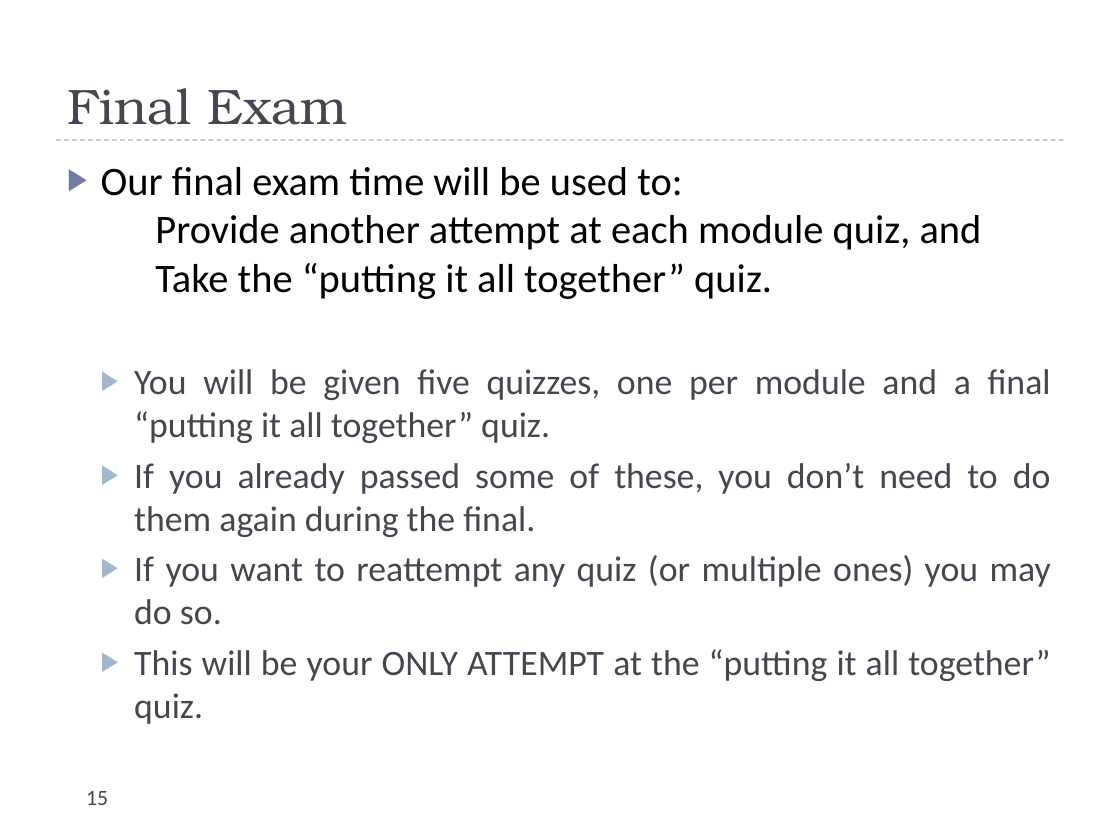
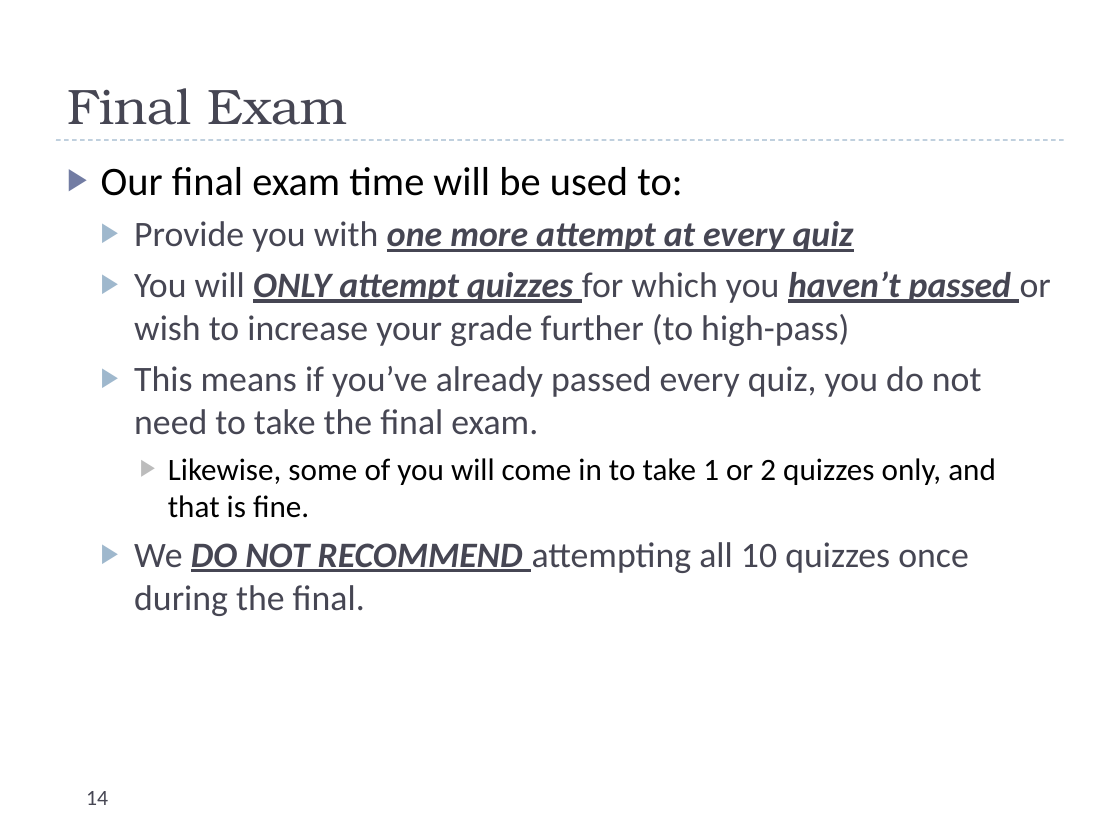
Before and after one commit to uva-cs/cs4102-f21, a slide deck: slide 14 of slides/courseintroduction.pptx (slide 15 before the commit). Drawn at 1120x840 pixels with LibreOffice and Linux fonts; fonts in the diff are those of the drawing. Boxes give left, top, right and bottom in pixels: in the first picture for what was removed or moved away, otherwise in the second. Text is boxed around its words. In the diff, an @@ line names an element or a change of style, - is before the commit and + after.

```diff
--- a/slides/courseintroduction.pptx
+++ b/slides/courseintroduction.pptx
@@ text at <box>101,167,1051,616</box>: text changed @@
-▶ Our final exam time will be used to:
-  Provide another attempt at each module quiz, and
-  Take the “putting it all together” quiz.
-  ▶ You will be given five quizzes, one per module and a final “putting it all together” quiz.
-  ▶ If you already passed some of these, you don’t need to do them again during the final.
-  ▶ If you want to reattempt any quiz (or multiple ones) you may do so.
-  ▶ This will be your ONLY ATTEMPT at the “putting it all together” quiz.
+▶ Our final exam time will be used to:
+  ▶ Provide you with one more attempt at every quiz
+  ▶ You will ONLY attempt quizzes for which you haven’t passed or wish to increase your grade further (to high-pass)
+  ▶ This means if you’ve already passed every quiz, you do not need to take the final exam.
+    ▶ Likewise, some of you will come in to take 1 or 2 quizzes only, and that is fine.
+  ▶ We DO NOT RECOMMEND attempting all 10 quizzes once during the final.
@@ page number at <box>86,791,108,805</box>: text changed @@
-15
+14
```
Also in this commit, not shown: 10 other slides changed, 7 slides added, 2 slides removed.
